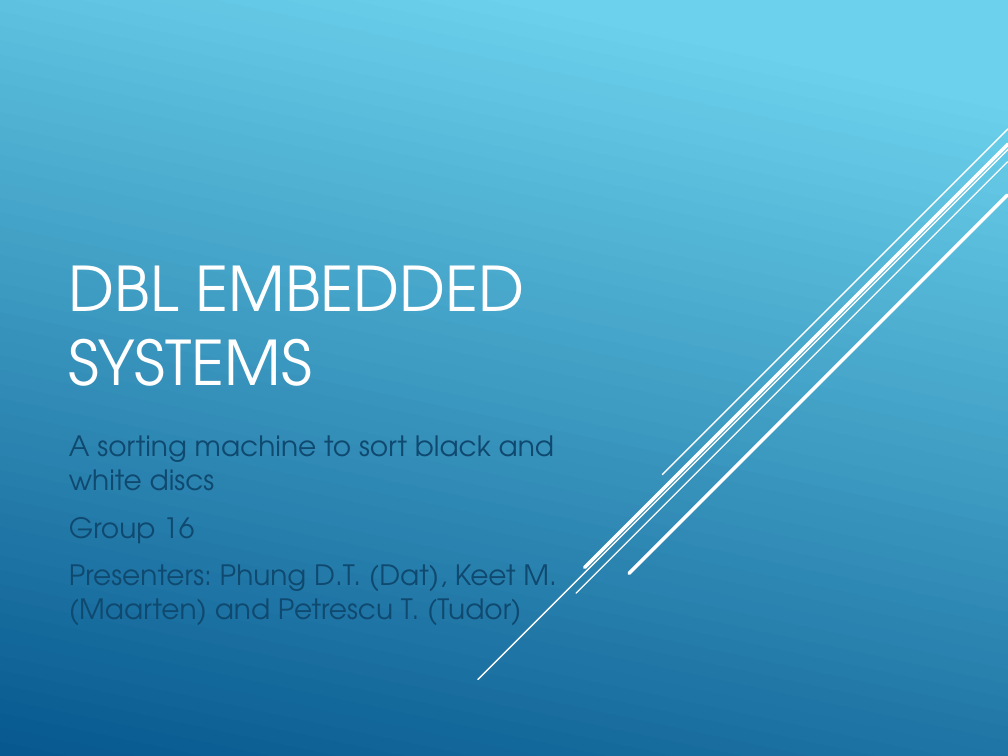
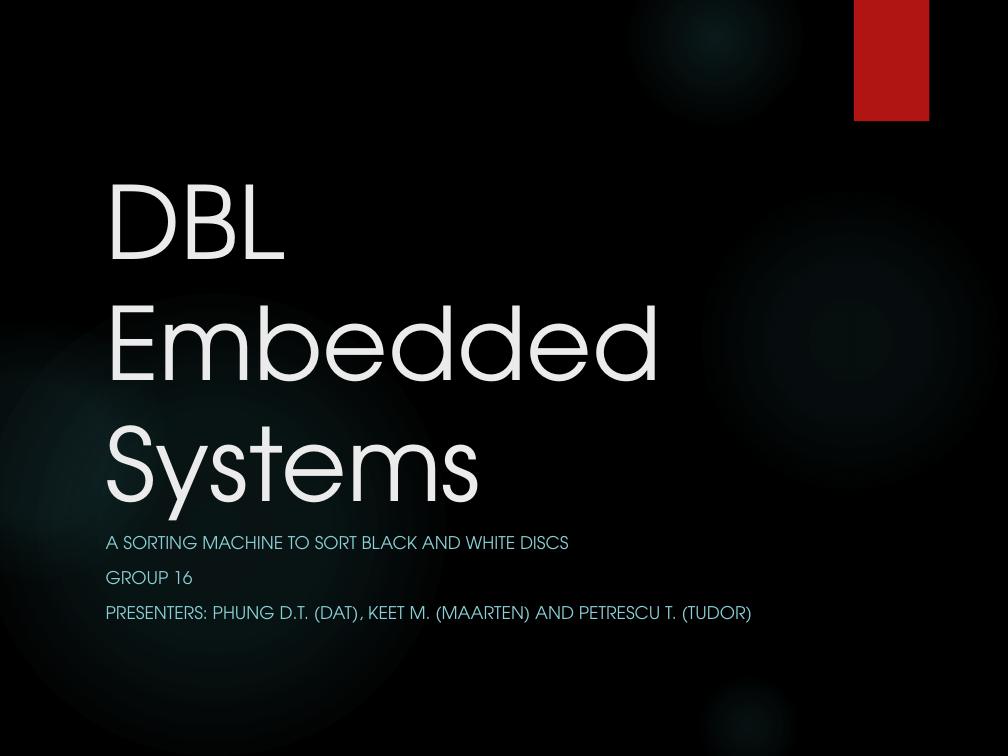
Before and after one commit to Boelensman1/DBL-Embedded-Systems, a slide deck: slide 1 of Mid-term presentation/DBL Embedded Systems.pptx. Drawn at 1008x756 pixels with LibreOffice and Linux fonts; fonts in the diff are those of the drawing; background and template pictures are left out. Boxes give left, top, right and bottom in pixels: in the first picture for what was removed or moved away, otherwise in the second. Text is boxed around its words. In the diff, an @@ line names an element or a change of style, - is before the commit and + after.

```diff
--- a/Mid-term presentation/DBL Embedded Systems.pptx
+++ b/Mid-term presentation/DBL Embedded Systems.pptx
@@ background gradient #6ED2EB to #06588E to picture (left out) @@
@@ ellipse added at (627,0,803,126), fill gradient #50B9C1 @@
@@ rectangle added at (854,0,929,121), fill #B01513 @@
@@ title at (106,184,662,547): text changed; size 44 to 72 pt; text colour #FFFFFF to #EBEBEB @@
-DBL EMBEDDED SYSTEMS
+DBL Embedded Systems
@@ group removed at (478,129,1008,679): 5 lines @@
@@ ellipse added at (695,184,1005,495), fill gradient #50B9C1 @@
@@ ellipse added at (0,294,445,756), fill gradient #50B9C1 @@
@@ ellipse added at (0,320,167,580), fill gradient #50B9C1 @@
@@ subtitle at (106,536,753,623): text changed; size 20 to 12.5 pt; text colour #0F496F to #8AD0D6 @@
-A sorting machine to sort black and white discs
-Group 16
-Presenters: Phung D.T. (Dat), Keet M. (Maarten) and Petrescu T. (Tudor)
+A SORTING MACHINE TO SORT BLACK AND WHITE DISCS
+GROUP 16
+PRESENTERS: PHUNG D.T. (DAT), KEET M. (MAARTEN) AND PETRESCU T. (TUDOR)
@@ ellipse added at (695,672,803,756), fill gradient #50B9C1 @@
```
Also in this commit, not shown: 5 other slides changed, 3 other files.
